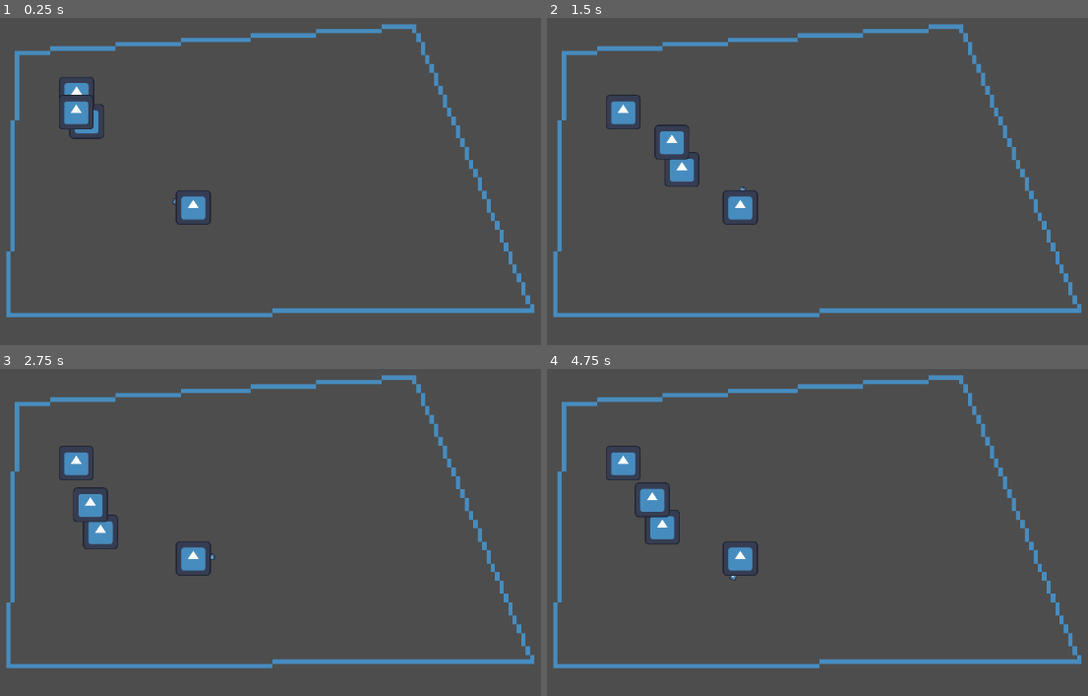
Above: before the commit, frames 1-4 (two rows, left to right).
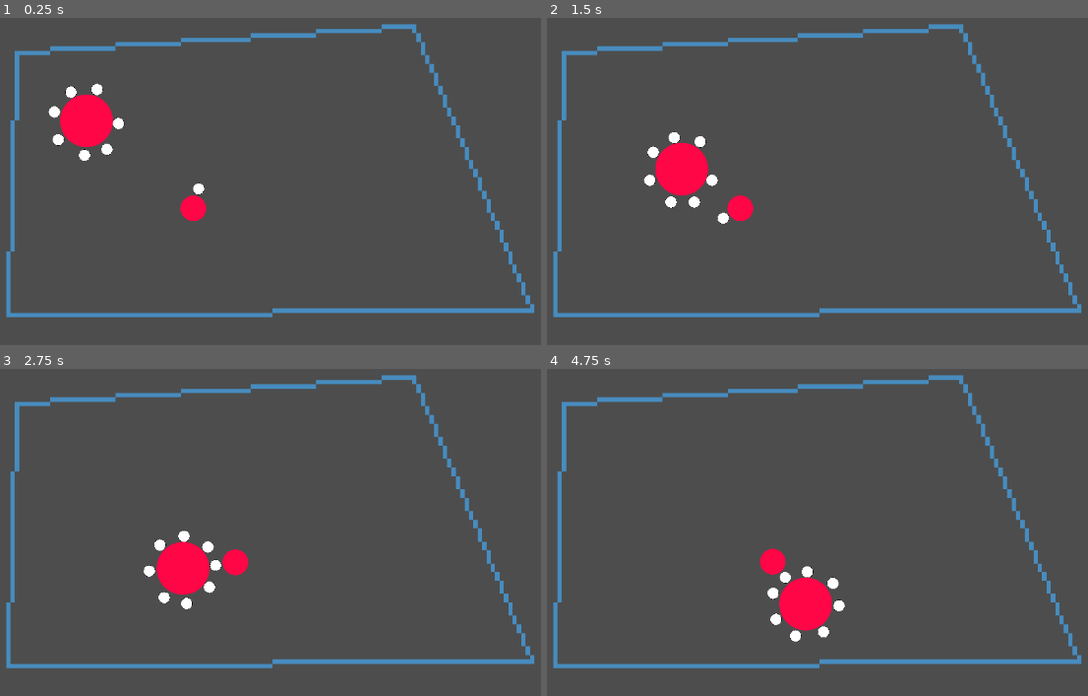
Above: after the commit, the same moments.

Repository: Chickenhatter/running-atom
Game: Godot game, scene res://node_2d.tscn
The game is run twice, just before and just after one commit, with the same random seed, the same clock (stepped at 60 frames per second) and the same inputs. The project has no main scene, so this scene is started directly. The engine's default icon, where the game draws it, is replaced by a stand-in: a white triangle on a blue panel in a dark square.
Inputs (mouse positions are in pixels of both pictures, inside the frame that each line leads up to):
- Up to frame 1 (0.25 s): no input
- Up to frame 2 (1.5 s): tap Enter at 0.5 s; move the mouse to (914, 188) at 0.52 s; hold Right 0.53-1.28 s; tap Alt at 0.6 s; click (914, 188) at 0.67 s; move the mouse to (584, 230) at 1.27 s; hold Down from 1.28 s (still down); tap Shift at 1.35 s
- Up to frame 3 (2.75 s): move the mouse to (270, 463) at 2.02 s; release Down at 2.03 s; hold Right from 2.03 s (still down); tap Alt at 2.1 s
- Up to frame 4 (4.75 s): move the mouse to (698, 646) at 2.77 s; release Right at 2.78 s; hold Up 2.78-3.53 s; tap Shift at 2.85, 4.35 s; click (698, 646) at 2.92 s; move the mouse to (974, 627) at 3.52 s; hold Left from 3.53 s (still down); tap Alt at 3.6 s; move the mouse to (outside the picture) at 4.27 s

The runs differ from the first frame. In frame 1, 2.4% of the frame differs, in the area x 8-40%, y 18-64%; in frame 2, 2.8%; in frame 3, 3.3%; in frame 4, 3.8%, in the area x 10-56%, y 23-84%.

Commit message:
I have worked better on connecting the molecule

Diff:
--- a/character_body_2d.gd
+++ b/character_body_2d.gd
@@ -1,5 +1,5 @@
 extends CharacterBody2D
-
+var bonding = false
 
 const SPEED = 300.0
 const JUMP_VELOCITY = -400.0
@@ -15,6 +15,13 @@
 		movement.x -= 1
 	if Input.is_action_pressed('ui_d'):
 		movement.x += 1
-	$Node2D/hydrogen_main.rotation_degrees += 1
+	if bonding == false:
+		$Node2D/hydrogen_main.rotation_degrees += 3
 	velocity = movement * 200
 	move_and_slide()
+
+
+func _on_hydrogen_main_area_entered(area: Area2D) -> void:
+	if area.name == 'connect_f_1':
+		bonding = true
+		$Node2D/hydrogen_main.rotation_degrees = 0
--- a/f_1.gd
+++ b/f_1.gd
@@ -11,8 +11,8 @@
 		velocity = velocity.bounce(collide.get_normal())
 	if zim == true:
 		$"../../../Character/Node2D/main_hydrogen".global_position = $CollisionPolygon2D/Node2D.global_position
-	else:
-		$connect_f_1.rotation_degrees += 5
+		$"../../../Character/Node2D/main_hydrogen".look_at($connect_f_1.global_position)
+	$CollisionPolygon2D.rotation_degrees += 5
 
 
 func _on_hydrogen_main_area_entered(area: Area2D) -> void:
@@ -20,3 +20,4 @@
 		if first == 0:
 			$"../../../Character/Node2D/main_hydrogen".position = Vector2(0,0)
 			zim = true
+			$"../../../Character/Node2D/main_hydrogen".rotation_degrees = $CollisionPolygon2D.rotation_degrees
--- a/node_2d.tscn
+++ b/node_2d.tscn
@@ -2,15 +2,27 @@
 
 [ext_resource type="Script" uid="uid://cpuq2uefwh1nu" path="res://character_body_2d.gd" id="1_wtcfe"]
 [ext_resource type="Texture2D" uid="uid://ny7ljme4s3em" path="res://icon.svg" id="2_0e48y"]
+[ext_resource type="Texture2D" uid="uid://beb403u6nbh73" path="res://assets/circle/red_circle.png" id="2_kdubu"]
 [ext_resource type="Script" uid="uid://dqy07nx4m7tuu" path="res://connectors.gd" id="3_0hol4"]
+[ext_resource type="Texture2D" uid="uid://bveyqa0cr8tev" path="res://assets/circle/white_circle.png" id="3_d21ai"]
 [ext_resource type="Script" uid="uid://bjfxy066fkxo" path="res://f_1.gd" id="4_q6r6c"]
 
 [sub_resource type="CircleShape2D" id="CircleShape2D_y32ns"]
 radius = 46.09772
 
 [sub_resource type="SpriteFrames" id="SpriteFrames_wtcfe"]
+animations = [{
+"frames": [{
+"duration": 1.0,
+"texture": ExtResource("2_kdubu")
+}],
+"loop": true,
+"name": &"default",
+"speed": 5.0
+}]
 
 [sub_resource type="CircleShape2D" id="CircleShape2D_0e48y"]
+radius = 44.217136
 
 [sub_resource type="CircleShape2D" id="CircleShape2D_0hol4"]
 radius = 143.51393
@@ -156,6 +168,7 @@
 
 [node name="Node2D" type="Node2D" parent="Node2D/Character" unique_id=1681493110]
 position = Vector2(430, 353)
+rotation = 4.071853
 
 [node name="main_hydrogen" type="CharacterBody2D" parent="Node2D/Character/Node2D" unique_id=1102833672]
 position = Vector2(0, 1)
@@ -165,6 +178,7 @@
 shape = SubResource("CircleShape2D_y32ns")
 
 [node name="AnimatedSprite2D" type="AnimatedSprite2D" parent="Node2D/Character/Node2D/main_hydrogen" unique_id=1697919531]
+scale = Vector2(0.17, 0.17)
 sprite_frames = SubResource("SpriteFrames_wtcfe")
 
 [node name="Node2D" type="Node2D" parent="Node2D/Character/Node2D/main_hydrogen" unique_id=869958952]
@@ -173,17 +187,13 @@
 rotation = 0.15009831
 
 [node name="CollisionShape2D" type="CollisionShape2D" parent="Node2D/Character/Node2D/main_hydrogen/Node2D/hydrogen_main" unique_id=634452675]
-position = Vector2(-69, 0)
+position = Vector2(75.49831, -2.54068)
 shape = SubResource("CircleShape2D_0e48y")
 
 [node name="Icon" type="Sprite2D" parent="Node2D/Character/Node2D/main_hydrogen/Node2D/hydrogen_main" unique_id=179231709]
-position = Vector2(-67.5, 2)
-scale = Vector2(0.19531249, 0.18749999)
-texture = ExtResource("2_0e48y")
-
-[node name="Icon" type="Sprite2D" parent="Node2D/Character/Node2D/main_hydrogen" unique_id=725865592]
-position = Vector2(0, -4)
-texture = ExtResource("2_0e48y")
+position = Vector2(73.263016, -2.6005855)
+scale = Vector2(0.1, 0.096)
+texture = ExtResource("3_d21ai")
 
 [node name="Connectors" type="Node2D" parent="Node2D" unique_id=1218859279]
 script = ExtResource("3_0hol4")
@@ -196,7 +206,8 @@
 
 [node name="Icon" type="Sprite2D" parent="Node2D/Connectors/Node2D/F1" unique_id=1519733348]
 position = Vector2(3, 0)
-texture = ExtResource("2_0e48y")
+scale = Vector2(0.35, 0.35)
+texture = ExtResource("2_kdubu")
 
 [node name="connect_f_1" type="Area2D" parent="Node2D/Connectors/Node2D/F1" unique_id=518679061]
 
@@ -209,16 +220,53 @@
 polygon = PackedVector2Array(0, -145, 40, -139, 74, -124, 104, -99, 126, -74, 140, -36, 145, -1, 139, 40, 124, 74, 102, 104, 72, 125, 38, 139, 0, 144, -37, 138, -72, 124, -101, 100, -124, 74, -138, 36, -139, -21, -126, -68, -98, -106, -37, 15, 44, -22)
 
 [node name="Icon2" type="Sprite2D" parent="Node2D/Connectors/Node2D/F1/CollisionPolygon2D" unique_id=1382937650]
-position = Vector2(-34, -100)
+visible = false
+position = Vector2(-73, -208)
 texture = ExtResource("2_0e48y")
 
 [node name="Node2D" type="Node2D" parent="Node2D/Connectors/Node2D/F1/CollisionPolygon2D" unique_id=1947695938]
-position = Vector2(-32.999996, -98.99999)
+position = Vector2(-58, -187)
 scale = Vector2(0.99999994, 0.99999994)
 
+[node name="Sprite2D" type="Sprite2D" parent="Node2D/Connectors/Node2D/F1/CollisionPolygon2D" unique_id=1929426558]
+position = Vector2(38.999996, 115)
+scale = Vector2(0.1, 0.1)
+texture = ExtResource("3_d21ai")
+
+[node name="Sprite2D2" type="Sprite2D" parent="Node2D/Connectors/Node2D/F1/CollisionPolygon2D" unique_id=1370508325]
+position = Vector2(-63, 102)
+scale = Vector2(0.1, 0.1)
+texture = ExtResource("3_d21ai")
+
+[node name="Sprite2D3" type="Sprite2D" parent="Node2D/Connectors/Node2D/F1/CollisionPolygon2D" unique_id=329485258]
+position = Vector2(-116.99999, 24.999998)
+scale = Vector2(0.1, 0.1)
+texture = ExtResource("3_d21ai")
+
+[node name="Sprite2D4" type="Sprite2D" parent="Node2D/Connectors/Node2D/F1/CollisionPolygon2D" unique_id=1530719949]
+position = Vector2(119.00001, 37)
+scale = Vector2(0.1, 0.1)
+texture = ExtResource("3_d21ai")
+
+[node name="Sprite2D5" type="Sprite2D" parent="Node2D/Connectors/Node2D/F1/CollisionPolygon2D" unique_id=1314015704]
+position = Vector2(118.99999, -47.999985)
+scale = Vector2(0.1, 0.1)
+texture = ExtResource("3_d21ai")
+
+[node name="Sprite2D6" type="Sprite2D" parent="Node2D/Connectors/Node2D/F1/CollisionPolygon2D" unique_id=299161339]
+position = Vector2(38.999996, -112.999985)
+scale = Vector2(0.1, 0.1)
+texture = ExtResource("3_d21ai")
+
+[node name="Sprite2D7" type="Sprite2D" parent="Node2D/Connectors/Node2D/F1/CollisionPolygon2D" unique_id=1792868590]
+position = Vector2(-101.99999, -69.999985)
+scale = Vector2(0.1, 0.1)
+texture = ExtResource("3_d21ai")
+
 [node name="Node2D" type="Node2D" parent="Node2D" unique_id=2090561590]
 
 [node name="Icon" type="Sprite2D" parent="Node2D/Node2D" unique_id=1648343213]
+visible = false
 position = Vector2(1, 1)
 texture = ExtResource("2_0e48y")
 
@@ -232,4 +280,5 @@
 position = Vector2(430, 354)
 zoom = Vector2(0.4, 0.4)
 
+[connection signal="area_entered" from="Node2D/Character/Node2D/main_hydrogen/Node2D/hydrogen_main" to="Node2D/Character/Node2D/main_hydrogen" method="_on_hydrogen_main_area_entered"]
 [connection signal="area_entered" from="Node2D/Character/Node2D/main_hydrogen/Node2D/hydrogen_main" to="Node2D/Connectors/Node2D/F1" method="_on_hydrogen_main_area_entered"]
Binary file added: assets/circle/red_circle.png
Not shown, added: assets/circle/red_circle.png.import
Binary file added: assets/circle/white_circle.png
Not shown, added: assets/circle/white_circle.png.import
